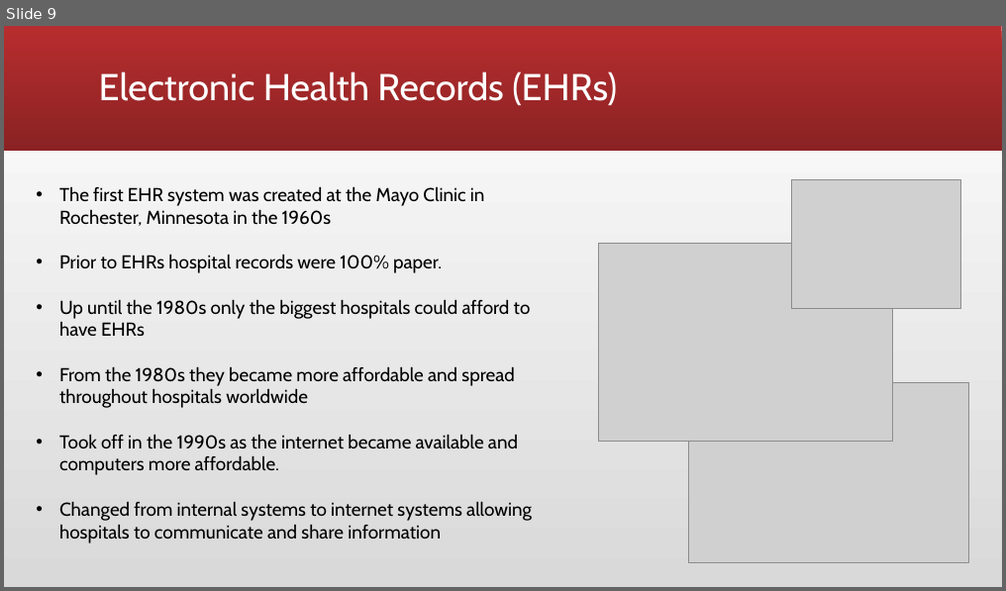
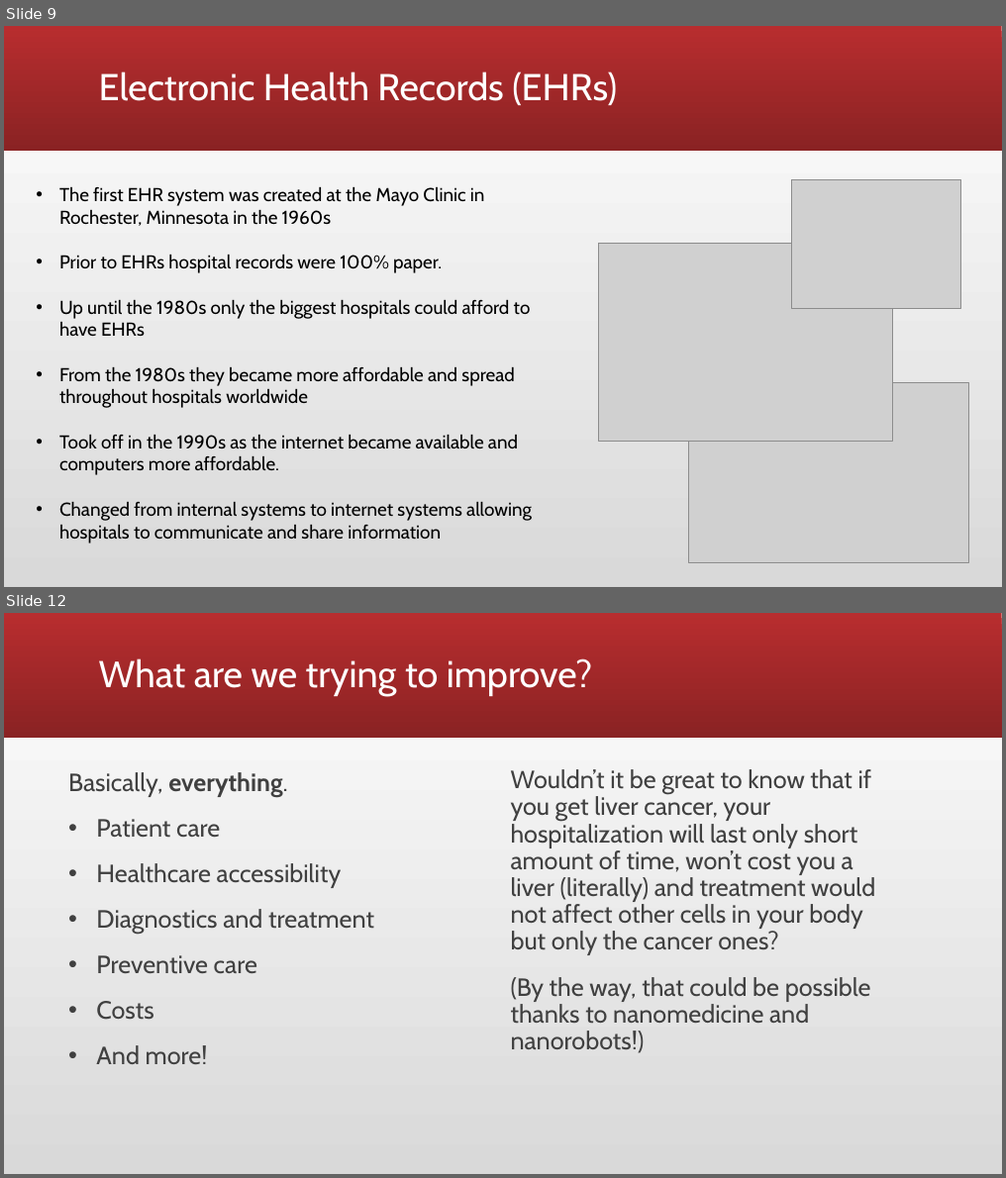
Before and after one commit to anetakotas/The-Computing-Industry-Group-Project, a slide deck: Group Podcast.pptx. Shown one above the other, each under a label of ours: slide 9 before the commit, slides 9 and 12 after it; the slides between them are not shown. The pictures are 1006x591 and 1006x1178 pixels, drawn with LibreOffice and Linux fonts; fonts in the diff are those of the drawing; grey boxes stand for pictures. Boxes give left, top, right and bottom in pixels: in the first picture for what was removed or moved away, otherwise in the second. Text is boxed around its words. In the diff, an @@ line names an element or a change of style, - is before the commit and + after.

Commit message:
updated presentation

```diff
--- a/Group Podcast.pptx
+++ b/Group Podcast.pptx
@@ slide 12 added at box(4, 613, 1002, 1174), background gradient #D9D9D9 to #FFFFFF; not listed: 1 template element that a slide beside it also shows @@
@@ title added at box(99, 659, 592, 696), 36 pt, text #FFFFFF @@
+What are we trying to improve?
@@ text added at box(68, 772, 374, 1064), 24 pt, text #404040 @@
+Basically, everything.
+• Patient care
+• Healthcare accessibility
+• Diagnostics and treatment
+• Preventive care
+• Costs
+• And more!
@@ text added at box(511, 769, 875, 1054), 24 pt, text #404040 @@
+Wouldn’t it be great to know that if you get liver cancer, your hospitalization will last only short amount of time, won’t cost you a liver (literally) and treatment would not affect other cells in your body but only the cancer ones?
+(By the way, that could be possible thanks to nanomedicine and nanorobots!)
```
Also in this commit, not shown: 6 other slides added, 4 slides removed.
